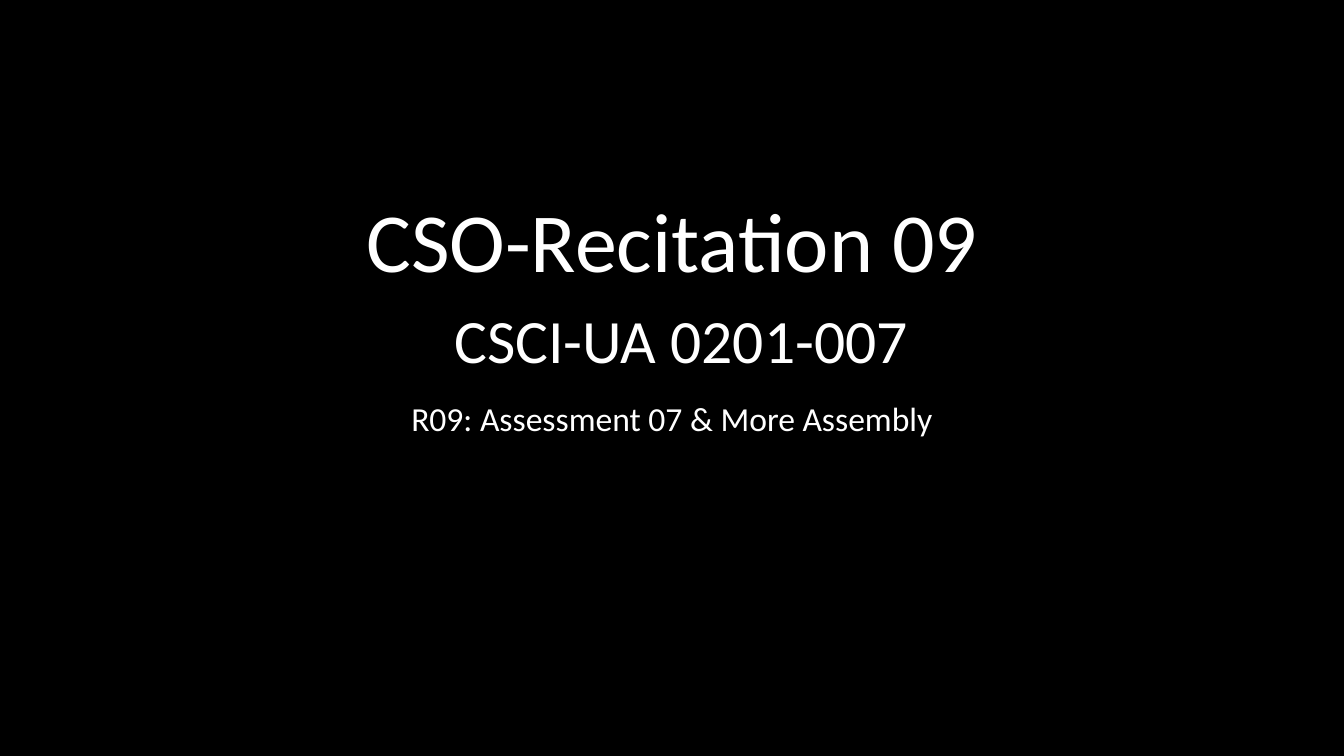
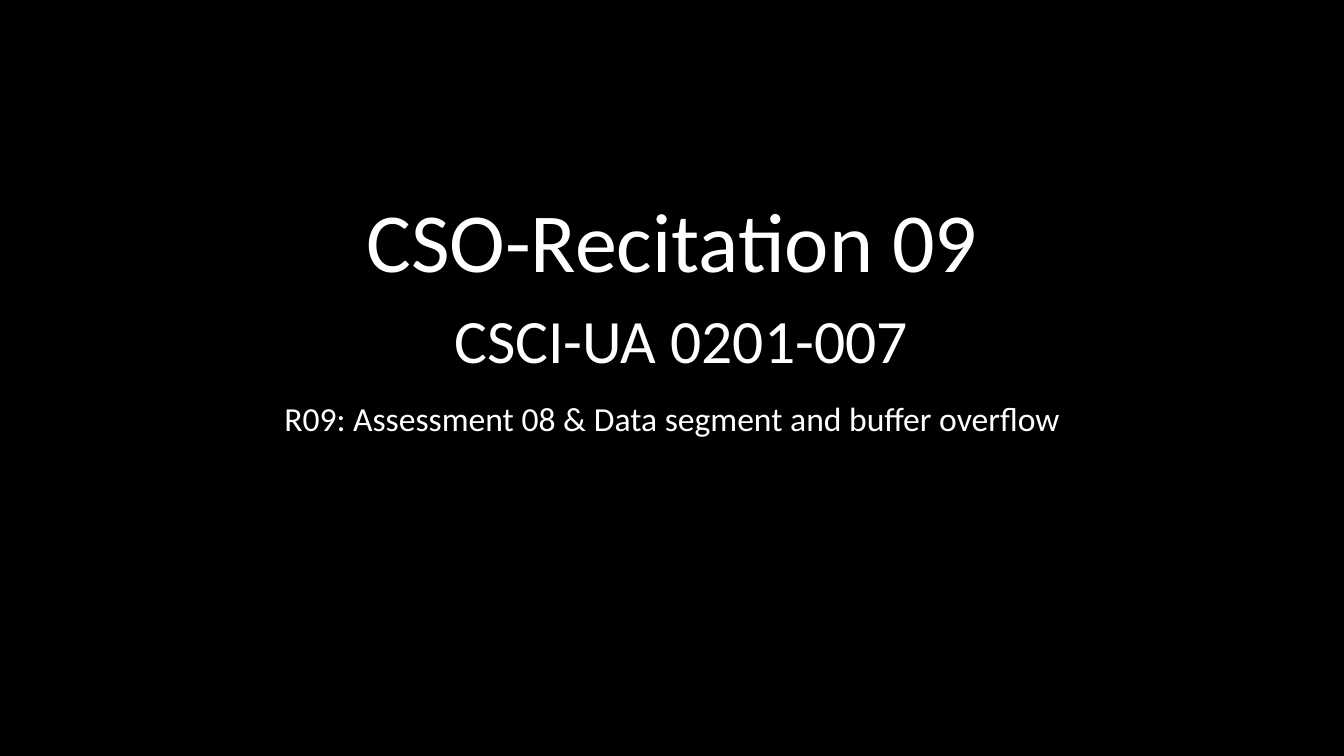
Before and after one commit to NYU-CSO/nyu-cso.github.io, a slide deck: slide 1 of rec-notes/r09.pptx. Drawn at 1344x756 pixels with LibreOffice and Linux fonts; fonts in the diff are those of the drawing. Boxes give left, top, right and bottom in pixels: in the first picture for what was removed or moved away, otherwise in the second. Text is boxed around its words. In the diff, an @@ line names an element or a change of style, - is before the commit and + after.

```diff
--- a/rec-notes/r09.pptx
+++ b/rec-notes/r09.pptx
@@ subtitle at (x1=284, y1=407, x2=1059, y2=437): text changed @@
-R09: Assessment 07 & More Assembly
+R09: Assessment 08 & Data segment and buffer overflow
```
Also in this commit, not shown: 6 other slides changed, 40 slides added, 23 slides removed, 1 other file.
